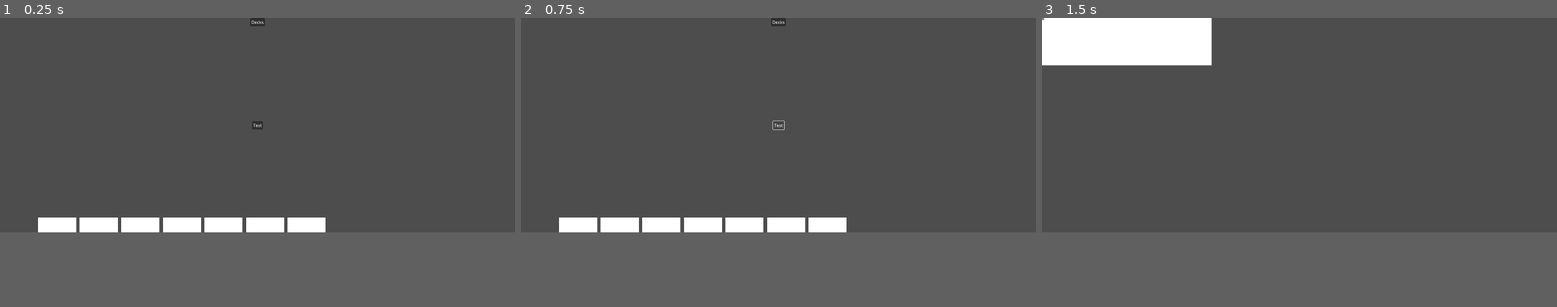
Above: before the commit, frames 1-3 (left to right).
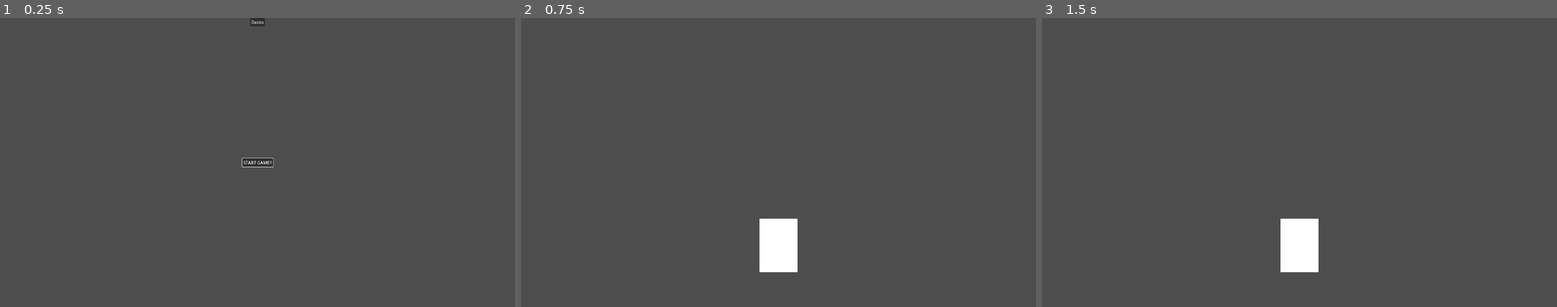
Above: after the commit, the same moments.

Repository: carbohydrate/card-game-client
Game: Godot game, scene res://scenes/menu.tscn
The game is run twice, just before and just after one commit, with the same random seed, the same clock (stepped at 60 frames per second) and the same inputs. This scene is started directly instead of the project's main scene.
Inputs (mouse positions are in pixels of both pictures, inside the frame that each line leads up to):
- Up to frame 1 (0.25 s): no input
- Up to frame 2 (0.75 s): click (778, 124) at 0.5 s, where only the run before the commit has a clickable "Test"
- Up to frame 3 (1.5 s): click (1299, 20) at 1.25 s, where only the run before the commit has a clickable "Decks"
In our replay, the window is 799x333 before the commit and 799x449 after it. These sizes can differ from the game's own. Grey fills any space a smaller window leaves; there, only what the larger window draws over its background counts as a difference.

The runs differ from the first frame. In frame 1, 2.9% of the frame differs, in the area x 7-64%, y 35-75%; in frame 2, 3.5%; in frame 3, 6.8%, in the area x 0-54%, y 0-88%.

Commit message:
add game screen and basic card movement

Diff:
--- a/project.godot
+++ b/project.godot
@@ -23,6 +23,14 @@
 [display]
 
 window/size/viewport_width=1920
-window/size/viewport_height=800
+window/size/viewport_height=1080
 window/size/initial_position_type=2
 window/size/initial_screen=1
+
+[input]
+
+click={
+"deadzone": 0.5,
+"events": [Object(InputEventMouseButton,"resource_local_to_scene":false,"resource_name":"","device":-1,"window_id":0,"alt_pressed":false,"shift_pressed":false,"ctrl_pressed":false,"meta_pressed":false,"button_mask":0,"position":Vector2(0, 0),"global_position":Vector2(0, 0),"factor":1.0,"button_index":1,"canceled":false,"pressed":false,"double_click":false,"script":null)
+]
+}
--- /dev/null
+++ b/scenes/card.tscn
@@ -0,0 +1,22 @@
+[gd_scene load_steps=3 format=3 uid="uid://bktpg7gn5wnu6"]
+
+[ext_resource type="Script" path="res://scripts/card.gd" id="1_82uyg"]
+
+[sub_resource type="RectangleShape2D" id="RectangleShape2D_fykpo"]
+size = Vector2(142, 200)
+
+[node name="Card" type="Node2D"]
+script = ExtResource("1_82uyg")
+
+[node name="Polygon2D" type="Polygon2D" parent="."]
+offset = Vector2(-71, -100)
+polygon = PackedVector2Array(0, 0, 142, 0, 142, 200, 0, 200)
+
+[node name="Area2D" type="Area2D" parent="Polygon2D"]
+position = Vector2(-71, -100)
+
+[node name="CollisionShape2D" type="CollisionShape2D" parent="Polygon2D/Area2D"]
+position = Vector2(71, 100)
+shape = SubResource("RectangleShape2D_fykpo")
+
+[connection signal="input_event" from="Polygon2D/Area2D" to="." method="_on_area_2d_input_event"]
--- /dev/null
+++ b/scenes/game.gd
@@ -0,0 +1,15 @@
+extends Node2D
+
+@export var game_drop_zone_distance: int = 200
+
+func _ready():
+	$Card.connect("selection_dropped", _on_selection_dropped)
+
+func _on_selection_dropped(card: Node2D):
+	var distance = card.position.distance_to($GameDropZone.position)
+	if distance < game_drop_zone_distance:
+		# play card
+		card.global_position = $PlayZone.position
+	else:
+		# return card to hand
+		card.global_position = $HandDropZone.position
--- /dev/null
+++ b/scenes/game.tscn
@@ -0,0 +1,19 @@
+[gd_scene load_steps=3 format=3 uid="uid://svwjxlagth3p"]
+
+[ext_resource type="PackedScene" uid="uid://bktpg7gn5wnu6" path="res://scenes/card.tscn" id="1_tapcp"]
+[ext_resource type="Script" path="res://scenes/game.gd" id="1_woeg3"]
+
+[node name="Game" type="Node2D"]
+script = ExtResource("1_woeg3")
+
+[node name="Card" parent="." instance=ExtResource("1_tapcp")]
+position = Vector2(960, 850)
+
+[node name="GameDropZone" type="Marker2D" parent="." groups=["drop_zones"]]
+position = Vector2(960, 540)
+
+[node name="HandDropZone" type="Marker2D" parent="." groups=["drop_zones"]]
+position = Vector2(960, 850)
+
+[node name="PlayZone" type="Marker2D" parent="."]
+position = Vector2(1794, 524)
--- a/scenes/menu.tscn
+++ b/scenes/menu.tscn
@@ -1,7 +1,6 @@
-[gd_scene load_steps=3 format=3 uid="uid://chvpwec2i06tk"]
+[gd_scene load_steps=2 format=3 uid="uid://chvpwec2i06tk"]
 
 [ext_resource type="Script" path="res://scripts/menu.gd" id="1_cl3hf"]
-[ext_resource type="PackedScene" uid="uid://bdvbnhja5xggr" path="res://scenes/test_card.tscn" id="2_rdfkd"]
 
 [node name="Menu" type="Control"]
 layout_mode = 3
@@ -12,7 +11,7 @@
 grow_vertical = 2
 script = ExtResource("1_cl3hf")
 
-[node name="Button" type="Button" parent="."]
+[node name="StartGameButton" type="Button" parent="."]
 layout_mode = 1
 anchors_preset = 8
 anchor_left = 0.5
@@ -25,7 +24,7 @@
 offset_bottom = 15.5
 grow_horizontal = 2
 grow_vertical = 2
-text = "Test"
+text = "START GAME!!"
 
 [node name="HBoxContainer" type="HBoxContainer" parent="."]
 layout_mode = 1
@@ -41,25 +40,5 @@
 layout_mode = 2
 text = "Decks"
 
-[node name="TestCard" parent="." instance=ExtResource("2_rdfkd")]
-position = Vector2(142, 745)
-
-[node name="TestCard2" parent="." instance=ExtResource("2_rdfkd")]
-position = Vector2(297, 745)
-
-[node name="TestCard3" parent="." instance=ExtResource("2_rdfkd")]
-position = Vector2(452, 745)
-
-[node name="TestCard4" parent="." instance=ExtResource("2_rdfkd")]
-position = Vector2(607, 745)
-
-[node name="TestCard5" parent="." instance=ExtResource("2_rdfkd")]
-position = Vector2(762, 745)
-
-[node name="TestCard6" parent="." instance=ExtResource("2_rdfkd")]
-position = Vector2(917, 745)
-
-[node name="TestCard7" parent="." instance=ExtResource("2_rdfkd")]
-position = Vector2(1072, 745)
-
+[connection signal="pressed" from="StartGameButton" to="." method="_on_start_game_button_pressed"]
 [connection signal="pressed" from="HBoxContainer/DecksButton" to="." method="_on_decks_button_pressed"]
--- a/scenes/test_card.tscn
+++ /dev/null
@@ -1,4 +0,0 @@
-[gd_scene format=3 uid="uid://bdvbnhja5xggr"]
-
-[node name="TestCard" type="Polygon2D"]
-polygon = PackedVector2Array(0, 0, 142, 0, 142, 200, 0, 200)
--- /dev/null
+++ b/scripts/card.gd
@@ -0,0 +1,16 @@
+extends Node2D
+
+signal selection_dropped(card: Node2D)
+
+var selected: bool = false
+
+func _physics_process(delta):
+	if (selected):
+		global_position = lerp(global_position, get_global_mouse_position(), 25 * delta)
+
+func _on_area_2d_input_event(_viewport: Node, _event: InputEvent, _shape_idx: int):
+	if (Input.is_mouse_button_pressed(MOUSE_BUTTON_LEFT)):
+		selected = true
+	elif (not Input.is_mouse_button_pressed(MOUSE_BUTTON_LEFT) && selected):
+		selected = false
+		selection_dropped.emit(self)
--- a/scripts/menu.gd
+++ b/scripts/menu.gd
@@ -1,20 +1,17 @@
 extends Control
 
 var decks_scene = preload("res://scenes/decks.tscn").instantiate()
+var game_scene = preload("res://scenes/game.tscn").instantiate()
 
 func _ready():
-	var testData = State.account_decks
-	print(typeof(testData))
-	print('testData: ', testData)
-
-
-# Called every frame. 'delta' is the elapsed time since the previous frame.
-func _process(delta):
-	pass
-
+	$StartGameButton.grab_focus()
 
 func _on_decks_button_pressed():
 	get_tree().root.add_child(decks_scene)
 	#add_child(decks_scene)
 	self.visible = false
 	#self.queue_free()
+
+func _on_start_game_button_pressed():
+	get_tree().root.add_child(game_scene)
+	queue_free()
